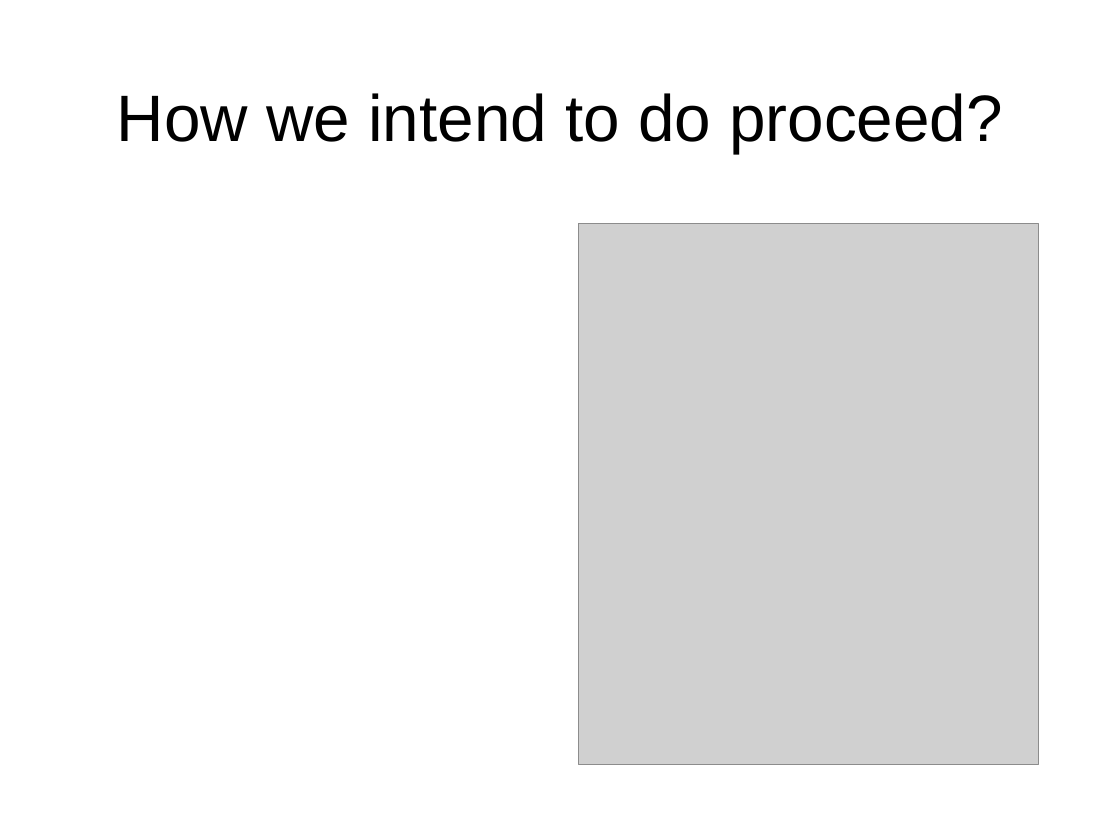
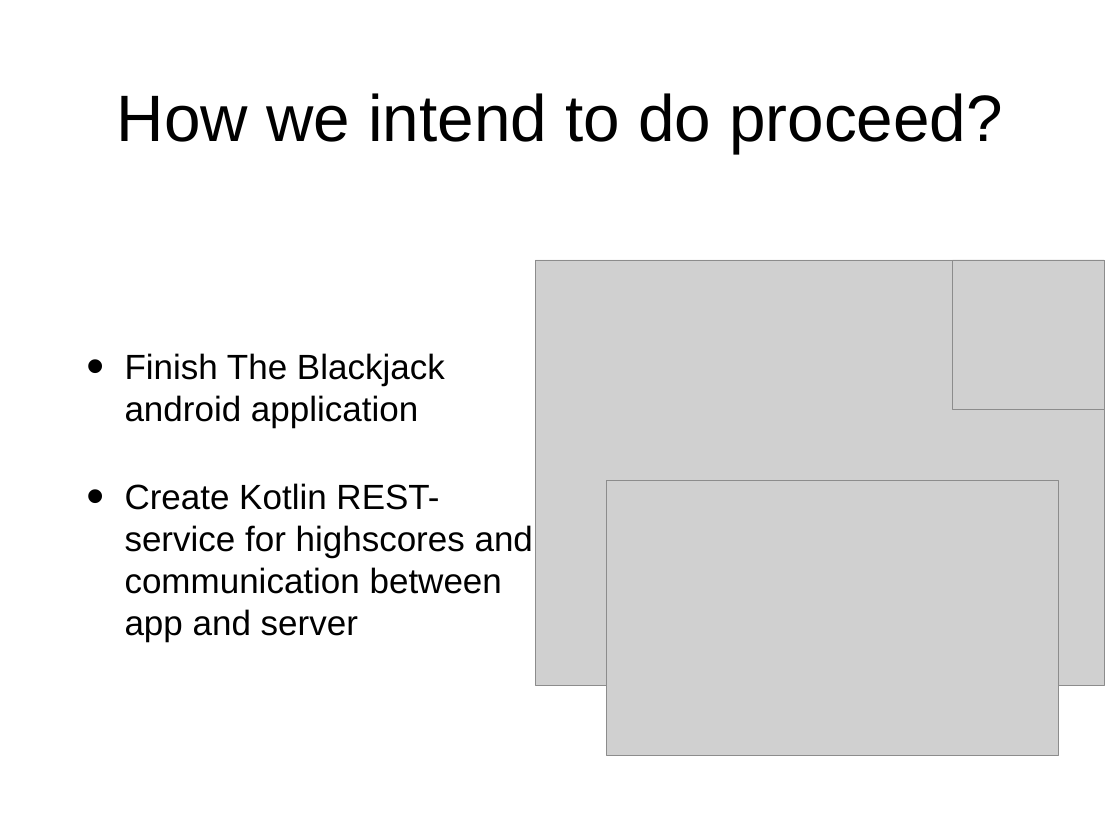
Before and after one commit to GardEngen/Blackjack, a slide deck: slide 5 of Project Presentation/Presentation.ppt. Drawn at 1120x840 pixels with LibreOffice and Linux fonts; fonts in the diff are those of the drawing; grey boxes stand for pictures. Boxes give left, top, right and bottom in pixels: in the first picture for what was removed or moved away, otherwise in the second. Text is boxed around its words. In the diff, an @@ line names an element or a change of style, - is before the commit and + after.

```diff
--- a/Project Presentation/Presentation.ppt
+++ b/Project Presentation/Presentation.ppt
@@ picture resized from (x1=579, y1=223, x2=1038, y2=764) to (x1=536, y1=260, x2=1104, y2=685) @@
@@ picture added at (x1=953, y1=260, x2=1104, y2=410) @@
@@ text added at (x1=125, y1=353, x2=533, y2=642), 32 pt, text #000000 @@
+• Finish The Blackjack android application
+• Create Kotlin REST-service for highscores and communication between app and server
@@ picture added at (x1=606, y1=480, x2=1059, y2=755) @@
```
Also in this commit, not shown: 2 other slides changed.
